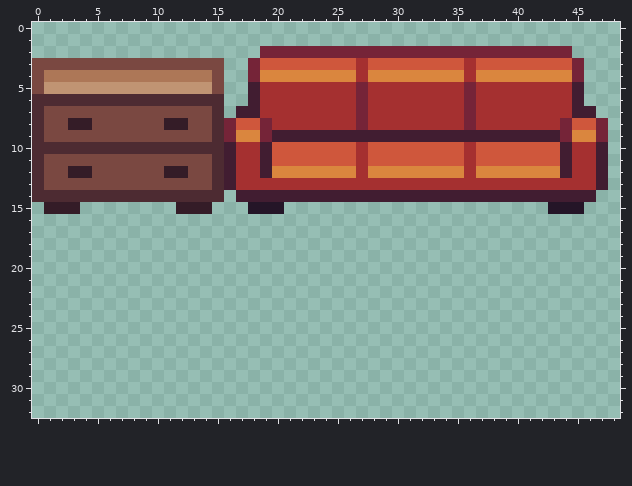
One commit to this pixel-art sprite: Assets/Sprites/Furnitures.png. Above is the file before it was changed.
The file is 64x64 pixels. Shown: x 0..48, y 0..32.
The same view after the edit:
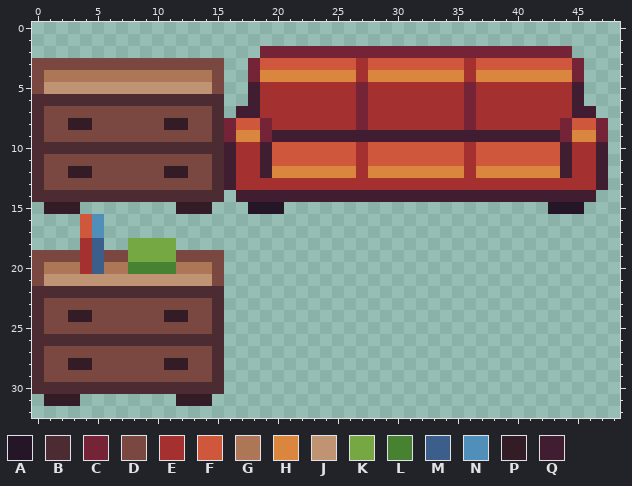
Palette (. is transparent): A #241527  B #4d2b32  C #752438  D #7a4841  E #a53030  F #cf573c  G #ad7757  H #da863e  J #c09473  K #75a743  L #468232  M #3c5e8b  N #4f8fba  P #341c27  Q #411d31
Commit: Furnitures are now prefabs
Difference:
Colour B is added in row 22 at x 0 to 15; in rows 23 to 25 at x 0 and 15; in row 26 at x 0 to 15; in rows 27 to 29 at x 0 and 15; in row 30 at x 0 to 15.
Colour D is added in row 19 at x 0 to 3, 6 to 7 and 12 to 15; in rows 20 to 21 at x 0 and 15; in row 23 at x 1 to 14; in row 24 at x 1 to 2, 5 to 10 and 13 to 14; in row 25 at x 1 to 14; in row 27 at x 1 to 14.
Colour D is added in row 28 at x 1 to 2, 5 to 10 and 13 to 14; in row 29 at x 1 to 14.
Colour E is added in rows 18 to 20 at x 4.
Colour F is added in rows 16 to 17 at x 4.
Colour G is added in row 20 at x 1 to 3, 6 to 7 and 12 to 14.
Colour J is added in row 21 at x 1 to 14.
Colour K is added in rows 18 to 19 at x 8 to 11.
Colour L is added in row 20 at x 8 to 11.
Colour M is added in rows 18 to 20 at x 5.
Colour N is added in rows 16 to 17 at x 5.
Colour P is added in row 24 at x 3 to 4 and 11 to 12; in row 28 at x 3 to 4 and 11 to 12; in row 31 at x 1 to 3 and 12 to 14.
